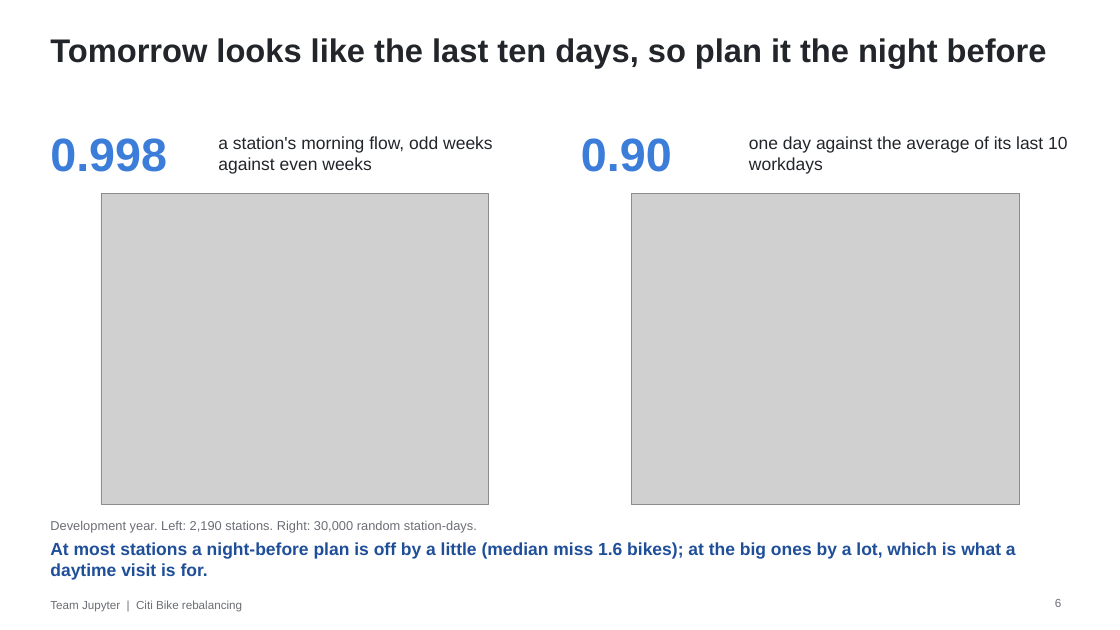
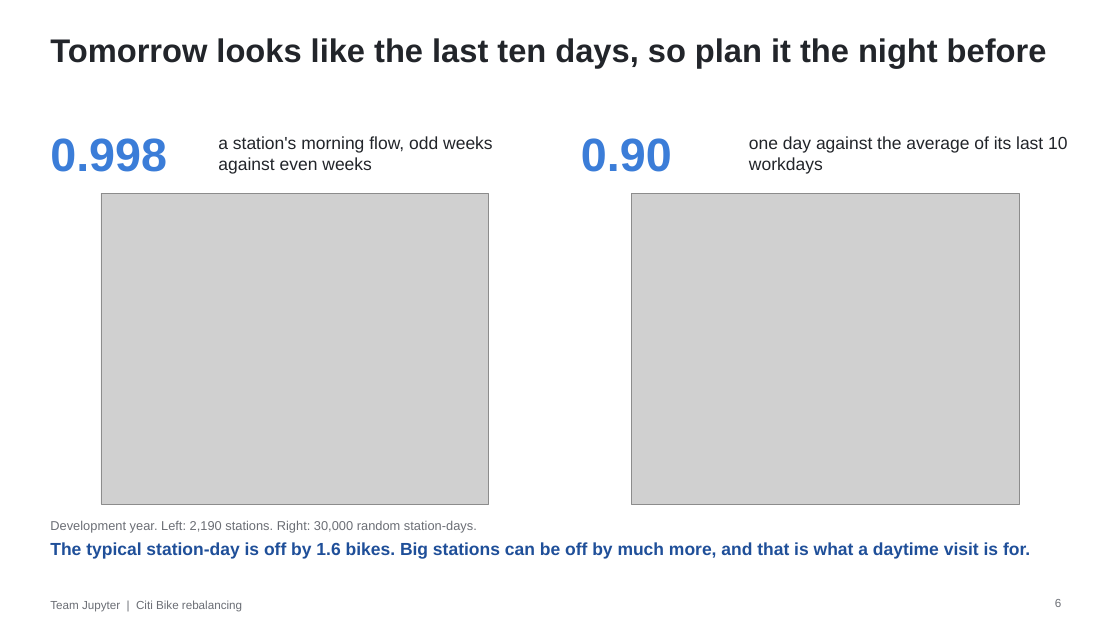
Before and after one commit to martin-gbeck/citibike-rebalancing, a slide deck: slide 6 of presentation/citibike-presentation.pptx. Drawn at 1120x630 pixels with LibreOffice and Linux fonts; fonts in the diff are those of the drawing; grey boxes stand for pictures. Boxes give left, top, right and bottom in pixels: in the first picture for what was removed or moved away, otherwise in the second. Text is boxed around its words. In the diff, an @@ line names an element or a change of style, - is before the commit and + after.

```diff
--- a/presentation/citibike-presentation.pptx
+++ b/presentation/citibike-presentation.pptx
@@ text at [50, 542, 1030, 559]: text changed @@
-At most stations a night-before plan is off by a little (median miss 1.6 bikes); at the big ones by a lot, which is what a daytime visit is for.
+The typical station-day is off by 1.6 bikes. Big stations can be off by much more, and that is what a daytime visit is for.
```
Also in this commit, not shown: 15 other slides changed, 1 other file.
